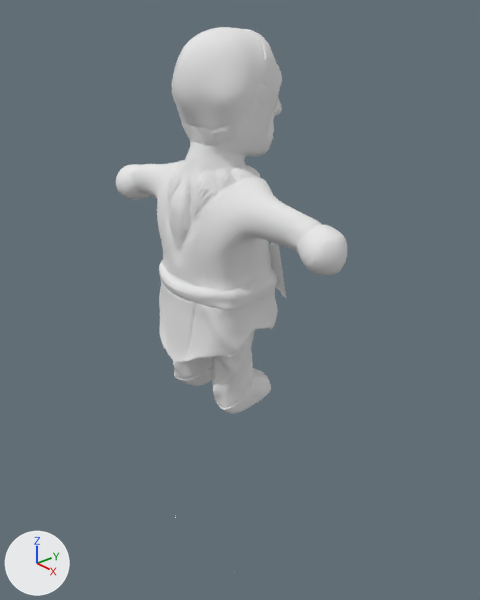
A saved change to the Blender file GGJ/Assets/models/zingaro.blend.
Both versions are drawn from a 50 mm lens placed at (6.04, -5.15, 4.68), pointed at (-0.02, 0.09, 0.94). Lighting does not change. The marker at lower left points along +X, +Y and +Z.

Names of what the first picture shows: 'Plane', 'ZBrush_defualt_group'.
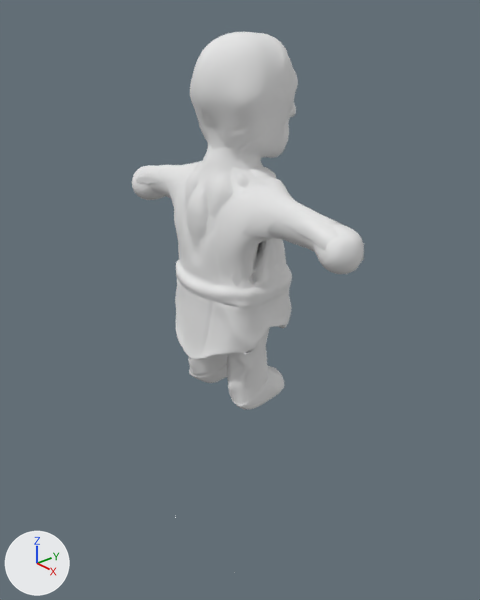
Commit message: level 5 + zingaro

The change, as JSON lines over the scene's bpy script:
```json
{"block": "me_plane", "where": "# used by ob_plane; location = (0.15, 0.33, 1.48)"}
{"block": "me_plane", "where": "# verts and faces of me_plane; kept vertices keep their numbers, new ones are numbered from 4"}
{"block": "me_plane", "where": "# before: 0 (-0.345, -0.09, 0.451), 1 (-0.549, -0.103, -0.324), 2 (-0.136, -0.116, 0.232), 3 (0.041, -0.182, 0.097)"}
{"op": "remove", "block": "me_plane", "code": "me_plane.from_pydata(...)  # 4 vertices, 1 face; spans x -0.549..0.041, y -0.182..-0.09, z -0.324..0.451"}
{"op": "add", "block": "me_plane", "code": "me_plane.from_pydata(...)  # 89 vertices, 75 faces, 2 loose edges; spans x 0.0..1.963, y -0.67..0.663, z -0.269..2.49"}
{"block": "me_plane", "change": "me_plane part 1"}
{"op": "add", "block": "me_plane", "code": "delete_vertices([*range(0, 4)])  # with the faces that use them"}
{"block": "me_plane", "change": "me_plane part 2"}
{"block": "me_plane", "change": "89 vertices are added at x 0.0..1.963, y -0.67..0.663, z -0.269..2.49"}
{"block": "me_plane", "change": "2 loose edges are added"}
{"block": "me_plane", "change": "75 new faces join them"}
{"block": "me_plane", "change": "me_plane part 3: the surface is now shaded smooth"}
{"block": "me_zbrush_defualt_group", "where": "me_zbrush_defualt_group.from_pydata(...)  # 24235 vertices, 24232 faces; spans x -2.03..2.03, y -3.86..0.76, z -0.71..1.04"}
{"block": "me_zbrush_defualt_group", "where": "# used by ob_zbrush_defualt_group; location = (0.0, 0.0, 3.53); rotation_euler = (1.571, 0.0, 0.0), in degrees (90, 0, 0)"}
{"block": "me_zbrush_defualt_group", "change": "me_zbrush_defualt_group part 4: the whole mesh is moved by (0.0, 1.75, -0.26)"}
{"op": "set", "path": "ob_plane.location", "old": "(0.15, 0.33, 1.48)", "new": "(0.0, 0.0, 1.73)"}
{"op": "set", "path": "ob_zbrush_defualt_group.location", "old": "(0.0, 0.0, 3.53)", "new": "(0.0, 0.0, 1.73)"}
```

Boxes (x1, y1, x2, y2) around the edits, measured in the pictures (480 x 600 px):
```json
{"object": "ZBrush_defualt_group", "change": "moved", "before": [116, 27, 347, 413], "after": [132, 32, 363, 410]}
{"object": "Plane", "change": "reshaped, moved", "before": [269, 242, 287, 300], "after": [136, 127, 364, 287]}
{"part": 1, "of": "me_plane", "change": "deleted", "before": [269, 242, 287, 300]}
{"part": 2, "of": "me_plane", "change": "added", "after": [136, 127, 364, 287]}
```
